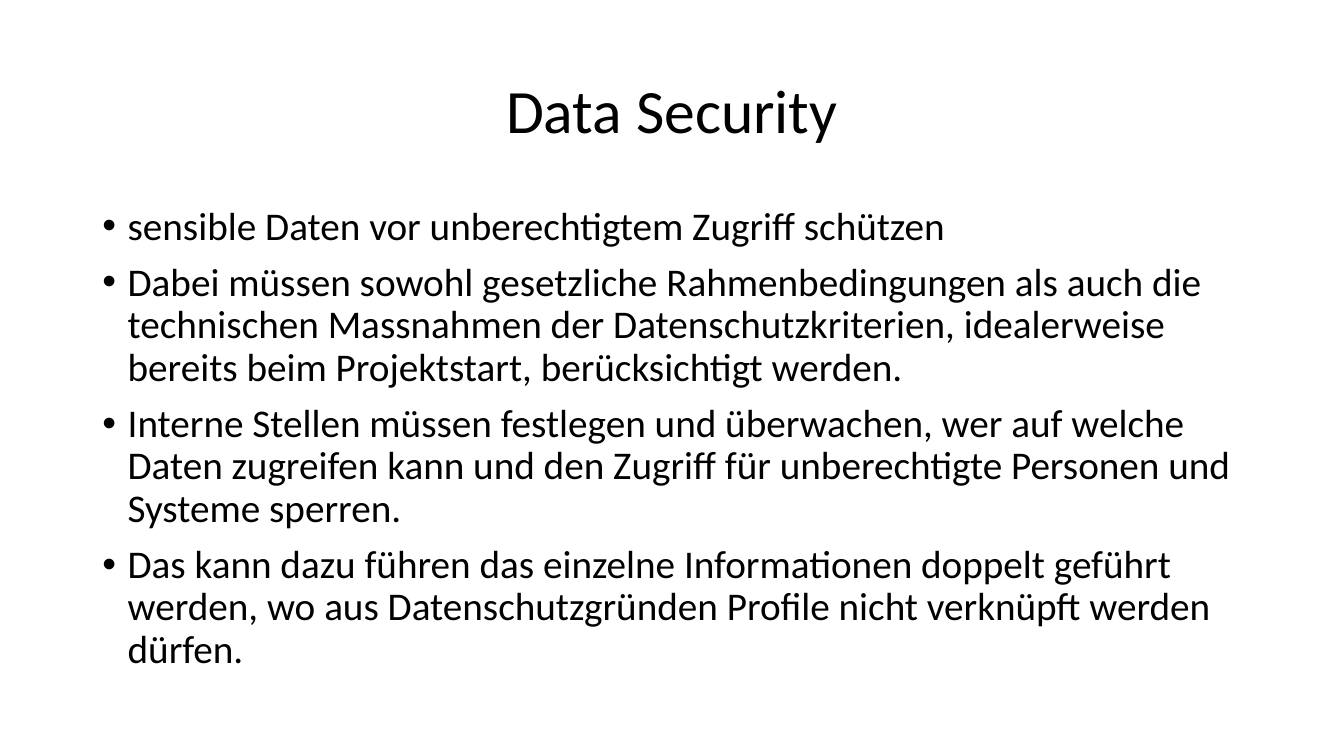
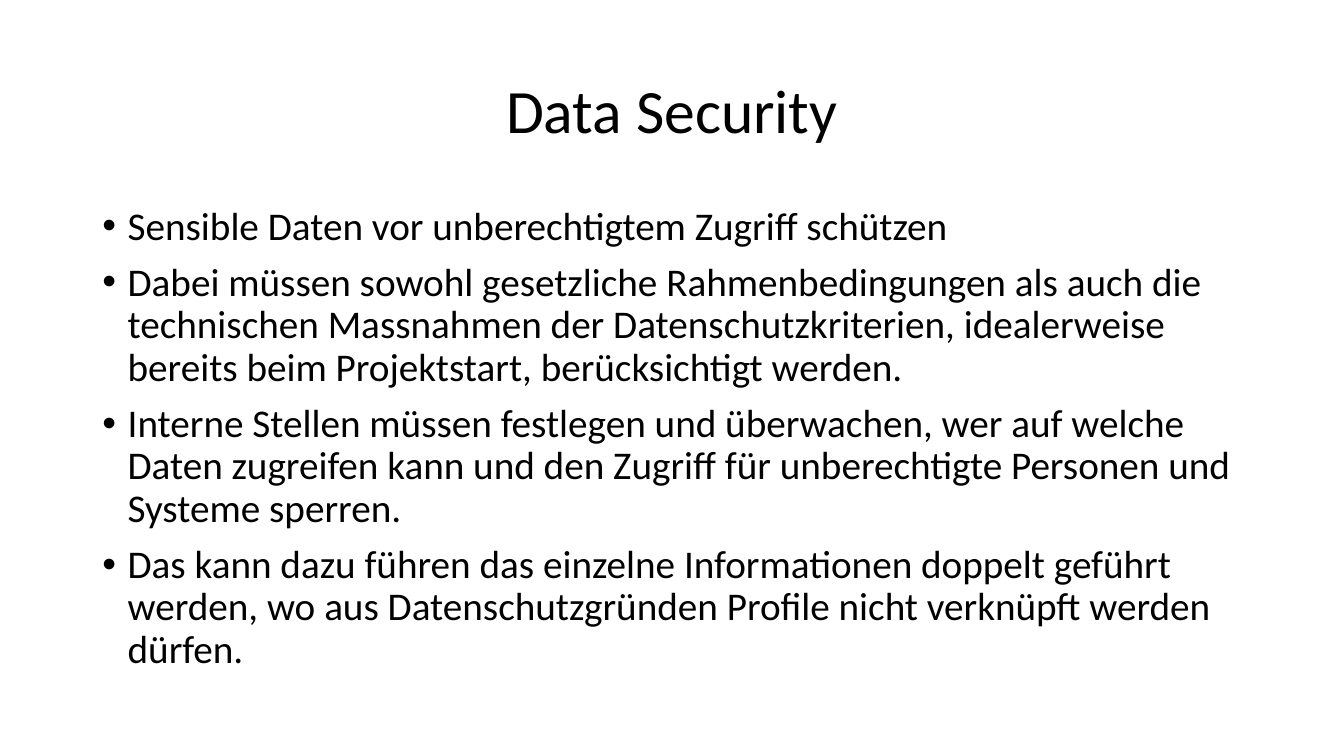
Before and after one commit to ehmkah/cas_swa_sad, a slide deck: slide 9 of Architekturprinzip/Architekturprinzipen.pptx. Drawn at 1344x756 pixels with LibreOffice and Linux fonts; fonts in the diff are those of the drawing. Boxes give left, top, right and bottom in pixels: in the first picture for what was removed or moved away, otherwise in the second. Text is boxed around its words. In the diff, an @@ line names an element or a change of style, - is before the commit and + after.

```diff
--- a/Architekturprinzip/Architekturprinzipen.pptx
+++ b/Architekturprinzip/Architekturprinzipen.pptx
@@ text at (x1=128, y1=212, x2=947, y2=247): text changed @@
-• sensible Daten vor unberechtigtem Zugriff schützen
+• Sensible Daten vor unberechtigtem Zugriff schützen
```
Also in this commit, not shown: 1 slide added.
